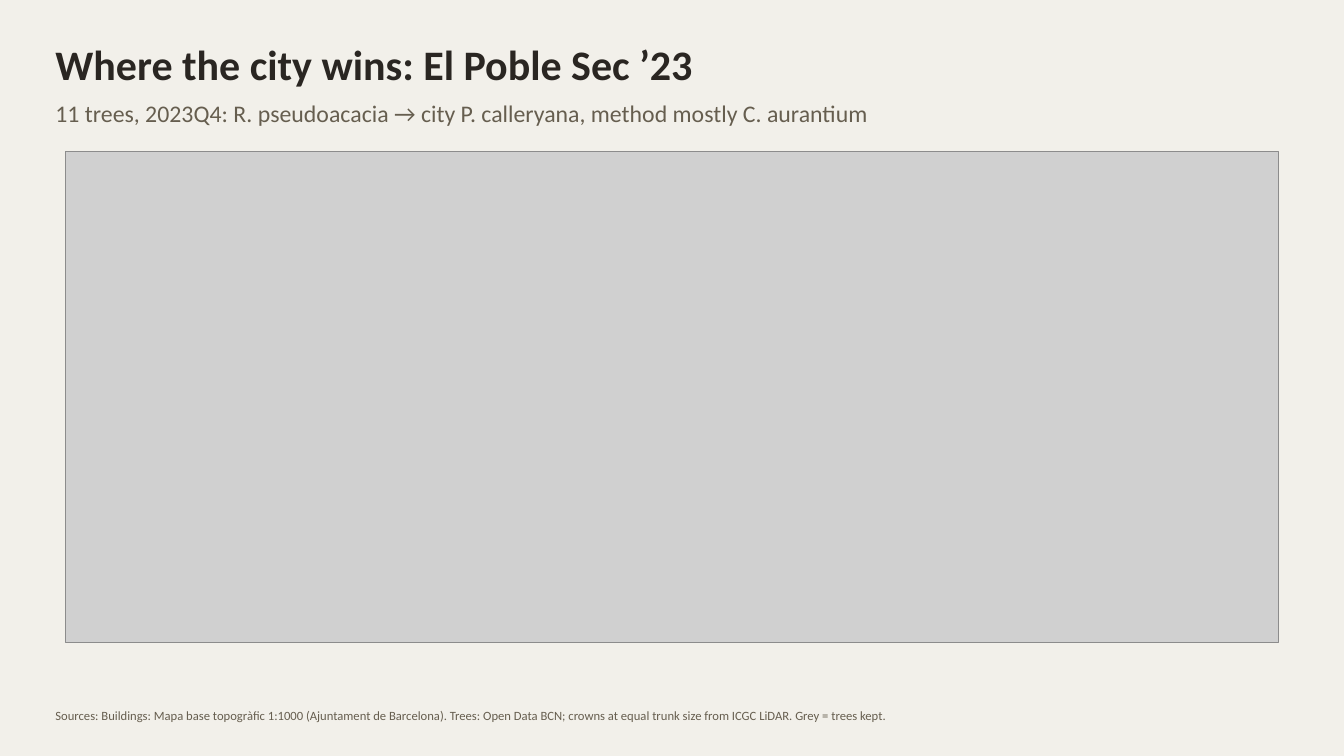
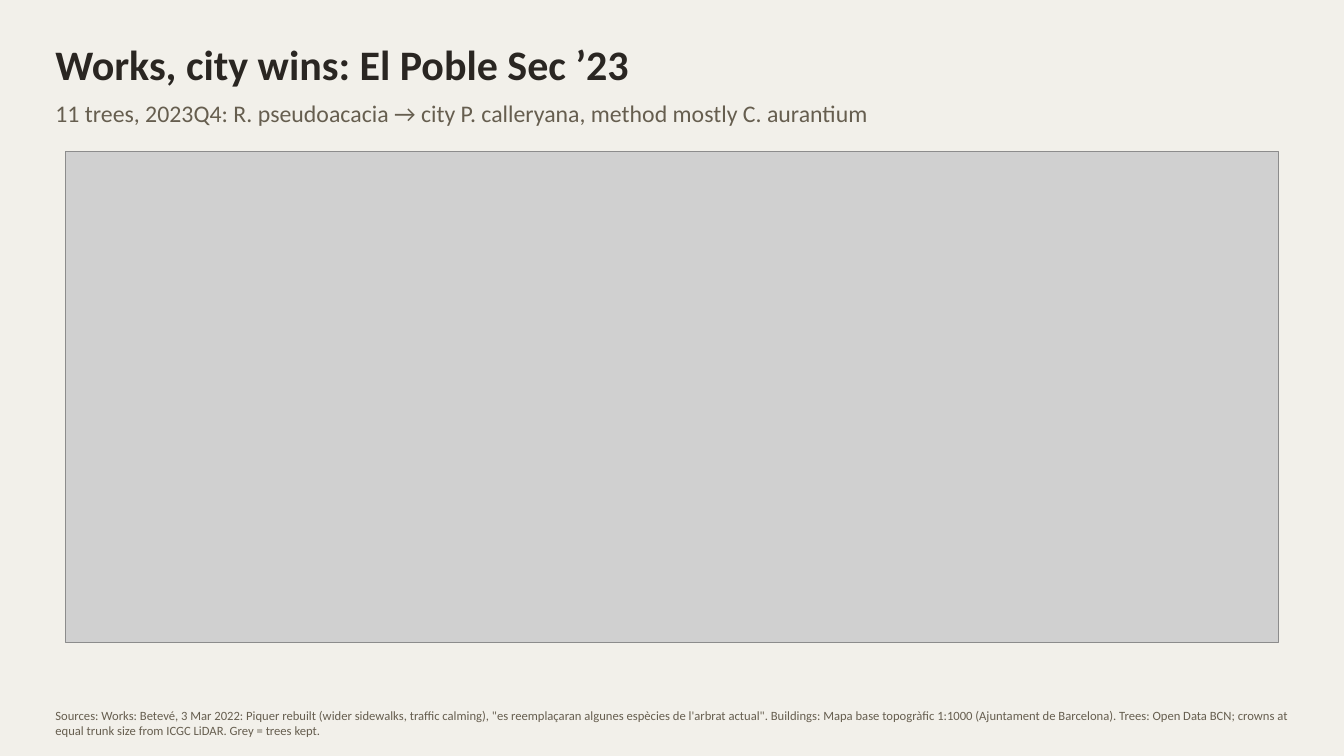
Before and after one commit to giofox96/shade-and-sponge, a slide deck: slide 7 of slides/backtest_works.pptx (slide 6 before the commit). Drawn at 1344x756 pixels with LibreOffice and Linux fonts; fonts in the diff are those of the drawing; grey boxes stand for pictures. Boxes give left, top, right and bottom in pixels: in the first picture for what was removed or moved away, otherwise in the second. Text is boxed around its words. In the diff, an @@ line names an element or a change of style, - is before the commit and + after.

```diff
--- a/slides/backtest_works.pptx
+++ b/slides/backtest_works.pptx
@@ text at box(55, 49, 628, 87): text changed @@
-Where the city wins: El Poble Sec ’23
+Works, city wins: El Poble Sec ’23
@@ text at box(55, 711, 1287, 737): text changed @@
-Sources: Buildings: Mapa base topogràfic 1:1000 (Ajuntament de Barcelona). Trees: Open Data BCN; crowns at equal trunk size from ICGC LiDAR. Grey = trees kept.
+Sources: Works: Betevé, 3 Mar 2022: Piquer rebuilt (wider sidewalks, traffic calming), "es reemplaçaran algunes espècies de l'arbrat actual". Buildings: Mapa base topogràfic 1:1000 (Ajuntament de Barcelona). Trees: Open Data BCN; crowns at equal trunk size from ICGC LiDAR. Grey = trees kept.
```
Also in this commit, not shown: 8 other slides changed, 1 slide added, 3 other files.
